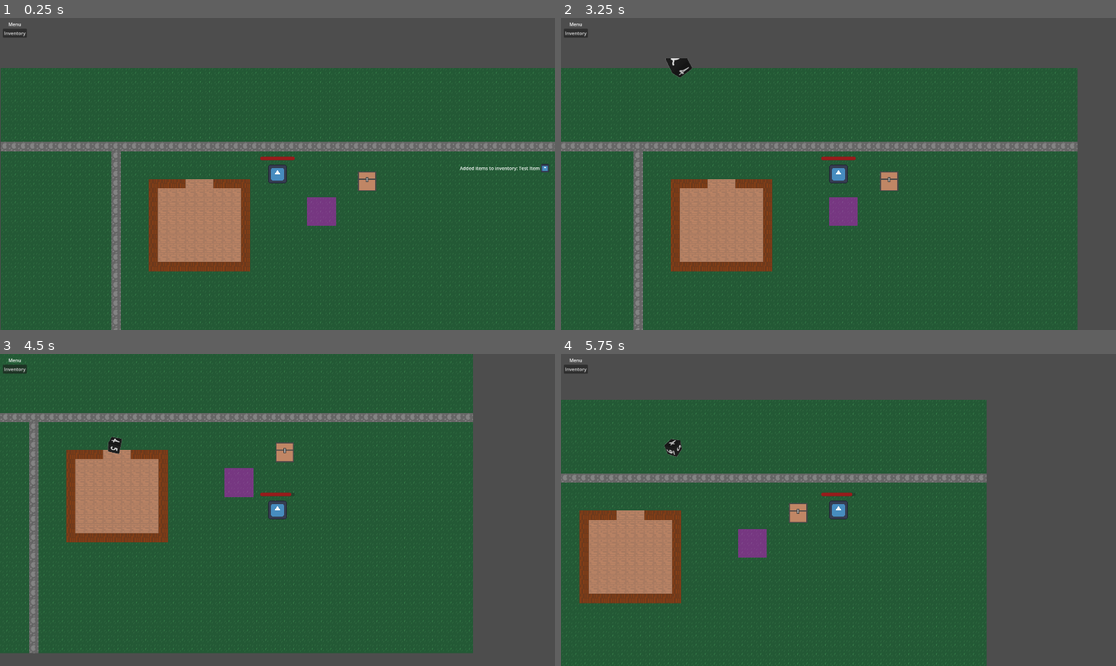
Above: before the commit, frames 1-4 (two rows, left to right).
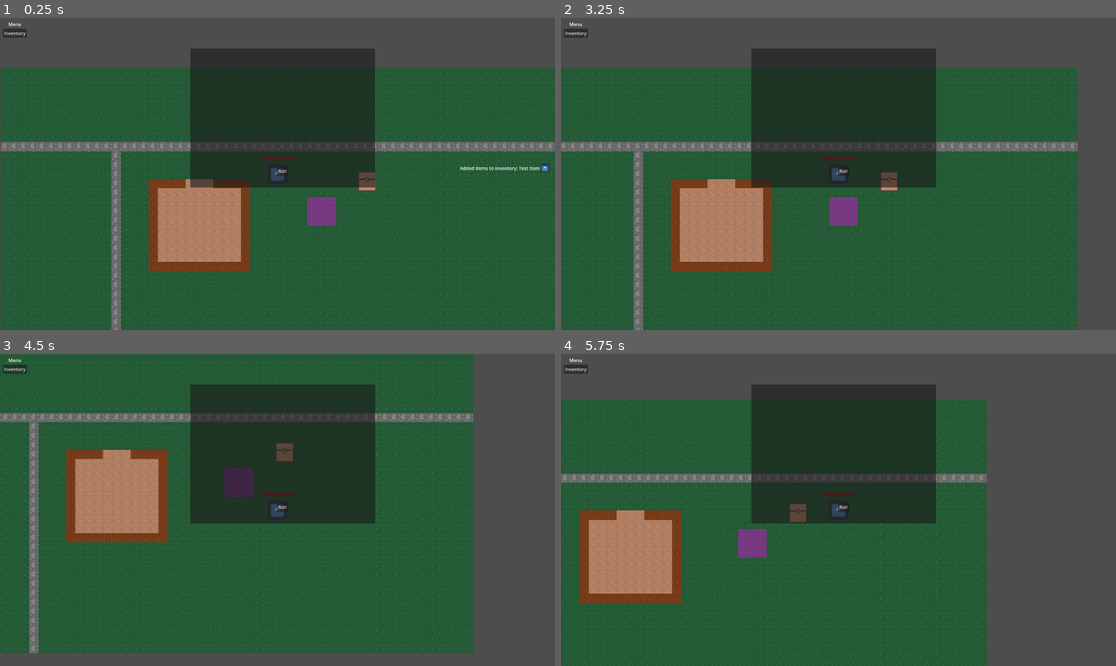
Above: after the commit, the same moments.

Repository: merskip/just-game
Game: Godot game, scene res://Scenes/Main Scene.tscn
Two runs of this game, one before a commit and one after it. Both use one fixed random seed, a clock stepped at 60 frames per second and the inputs below. The engine's default icon, where the game draws it, is replaced by a stand-in: a white triangle on a blue panel in a dark square.
Inputs (mouse positions are in pixels of both pictures, inside the frame that each line leads up to):
- Up to frame 1 (0.25 s): no input
- Up to frame 2 (3.25 s): click "Inventory" at 0.5 s; click (844, 170) at 1.25 s, where only the run after the commit has a clickable "Roll"; click (721, 127) at 2.02 s; tap Enter (ui_accept) at 2.75 s; move the mouse to (960, 158) at 2.77 s; hold Right (move_right) from 2.78 s (still down); hold Enter (ui_accept) from 2.78 s (still down); click (960, 158) at 2.92 s
- Up to frame 3 (4.5 s): move the mouse to (166, 525) at 3.52 s; release Right (move_right) at 3.53 s; release Enter (ui_accept) at 3.53 s; hold Down (move_down) 3.53-4.28 s; tap Enter (ui_accept) at 3.6, 3.77, 4.07 s; move the mouse to (333, 441) at 4.27 s; hold Right (move_right) from 4.28 s (still down); hold Enter (ui_accept) from 4.28 s (still down)
- Up to frame 4 (5.75 s): move the mouse to (810, 572) at 5.02 s; release Right (move_right) at 5.03 s; release Enter (ui_accept) at 5.03 s; hold Up (move_up) from 5.03 s (still down); tap Enter (ui_accept) at 5.1, 5.27, 5.57 s; click (810, 572) at 5.17 s

The runs differ from the first frame. In frame 1, 15% of the frame differs, in the area x 34-68%, y 9-55%; in frame 2, 15%, in the area x 18-68%, y 9-55%; in frame 3, 15%; in frame 4, 15%.

Commit message:
Added roll dice window

Diff:
--- a/DiceRoll/roll_dice.gd
+++ b/DiceRoll/roll_dice.gd
@@ -1,3 +1,4 @@
+class_name RollDice
 extends Node3D
 
 @export var rotation_speed_max: float = 10.0
--- a/DiceRoll/roll_dice.tscn
+++ b/DiceRoll/roll_dice.tscn
@@ -94,6 +94,7 @@
 
 [node name="Camera3D" type="Camera3D" parent="."]
 transform = Transform3D(1, 0, 0, 0, 0.819152, 0.573576, 0, -0.573576, 0.819152, 0, 4, 4)
+far = 10.0
 
 [node name="DirectionalLight 1" type="DirectionalLight3D" parent="."]
 transform = Transform3D(0.450332, -0.631348, 0.631348, 0, 0.707107, 0.707107, -0.892861, -0.318433, 0.318433, 3.74531, 5, 2)
--- /dev/null
+++ b/DiceRoll/roll_dice_window.gd
@@ -0,0 +1,16 @@
+extends Panel
+
+@onready var roll_dice: RollDice = %RollDice
+@onready var result_label: Label = %ResultLabel
+@onready var roll_button: Button = $RollButton
+
+func _ready() -> void:
+	result_label.visible = false
+
+func roll() -> void:
+	roll_dice.roll()
+	roll_button.visible = false
+
+func _on_roll_dice(value: int) -> void:
+	result_label.text = "You rolled: %s" % value
+	result_label.visible = true
--- /dev/null
+++ b/DiceRoll/roll_dice_window.tscn
@@ -0,0 +1,64 @@
+[gd_scene load_steps=3 format=3 uid="uid://f7d1pd35oie5"]
+
+[ext_resource type="PackedScene" uid="uid://0qsoub3pdeve" path="res://DiceRoll/roll_dice.tscn" id="1_5n7tl"]
+[ext_resource type="Script" path="res://DiceRoll/roll_dice_window.gd" id="1_32r6j"]
+
+[node name="RollDiceWindow" type="Panel"]
+anchors_preset = 15
+anchor_right = 1.0
+anchor_bottom = 1.0
+offset_right = -1280.0
+offset_bottom = -600.0
+grow_horizontal = 2
+grow_vertical = 2
+script = ExtResource("1_32r6j")
+
+[node name="SubViewportContainer" type="SubViewportContainer" parent="."]
+layout_mode = 1
+anchors_preset = 15
+anchor_right = 1.0
+anchor_bottom = 1.0
+grow_horizontal = 2
+grow_vertical = 2
+
+[node name="SubViewport" type="SubViewport" parent="SubViewportContainer"]
+transparent_bg = true
+handle_input_locally = false
+gui_disable_input = true
+size = Vector2i(640, 480)
+render_target_clear_mode = 1
+render_target_update_mode = 4
+
+[node name="RollDice" parent="SubViewportContainer/SubViewport" instance=ExtResource("1_5n7tl")]
+unique_name_in_owner = true
+
+[node name="RollButton" type="Button" parent="."]
+layout_mode = 1
+anchors_preset = 7
+anchor_left = 0.5
+anchor_top = 1.0
+anchor_right = 0.5
+anchor_bottom = 1.0
+offset_left = -20.0
+offset_top = -71.855
+offset_right = 20.0
+offset_bottom = -40.855
+grow_horizontal = 2
+grow_vertical = 0
+text = "Roll"
+
+[node name="ResultLabel" type="Label" parent="."]
+unique_name_in_owner = true
+layout_mode = 1
+anchors_preset = 5
+anchor_left = 0.5
+anchor_right = 0.5
+offset_left = -43.5
+offset_top = 30.0
+offset_right = 43.5
+offset_bottom = 53.0
+grow_horizontal = 2
+text = "You rolled: "
+
+[connection signal="on_roll" from="SubViewportContainer/SubViewport/RollDice" to="." method="_on_roll_dice"]
+[connection signal="pressed" from="RollButton" to="." method="roll"]
--- a/Scenes/GUI.tscn
+++ b/Scenes/GUI.tscn
@@ -1,7 +1,7 @@
 [gd_scene load_steps=3 format=3 uid="uid://d2bjrjtongb35"]
 
 [ext_resource type="Script" path="res://Scenes/gui.gd" id="1_jxvrt"]
-[ext_resource type="PackedScene" uid="uid://0qsoub3pdeve" path="res://DiceRoll/roll_dice.tscn" id="2_nn8bv"]
+[ext_resource type="PackedScene" uid="uid://f7d1pd35oie5" path="res://DiceRoll/roll_dice_window.tscn" id="2_qwycq"]
 
 [node name="CanvasLayer" type="CanvasLayer"]
 script = ExtResource("1_jxvrt")
@@ -41,27 +41,10 @@
 layout_mode = 2
 alignment = 2
 
-[node name="SubViewportContainer" type="SubViewportContainer" parent="."]
-anchors_preset = 8
-anchor_left = 0.5
-anchor_top = 0.5
-anchor_right = 0.5
-anchor_bottom = 0.5
-offset_left = -700.0
-offset_top = -401.0
-offset_right = -400.0
-offset_bottom = -101.0
-grow_horizontal = 2
-grow_vertical = 2
-
-[node name="SubViewport" type="SubViewport" parent="SubViewportContainer"]
-transparent_bg = true
-handle_input_locally = false
-scaling_3d_scale = 1.57
-size = Vector2i(300, 300)
-render_target_clear_mode = 1
-render_target_update_mode = 4
-
-[node name="RollDice" parent="SubViewportContainer/SubViewport" instance=ExtResource("2_nn8bv")]
+[node name="RollDiceWindow" parent="." instance=ExtResource("2_qwycq")]
+offset_left = 658.0
+offset_top = 106.0
+offset_right = -622.0
+offset_bottom = -494.0
 
 [connection signal="pressed" from="VBoxContainer/Button" to="." method="_on_inventory_button_pressed"]
